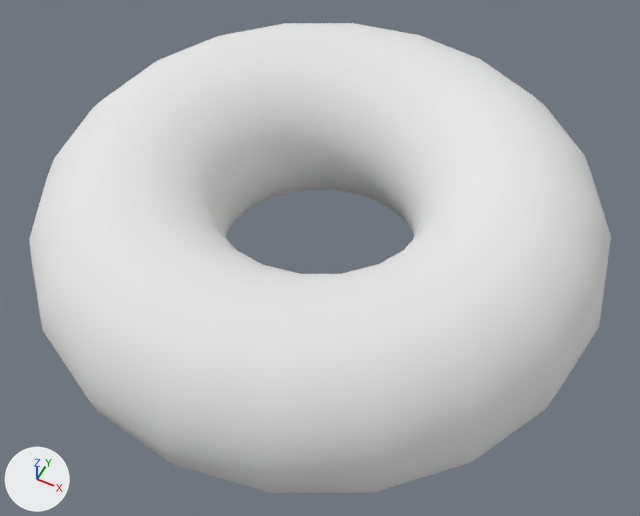
The OBJ model Content/Torus.obj, before and after one commit.
Both versions are drawn from a 50 mm camera at (1.46, -2.93, 3.41) aimed at (0.06, -0.11, -0.11). Lighting does not change. The marker at lower left points along +X, +Y and +Z. Where no turn or scale is listed for an object, it has been applied to the vertices.
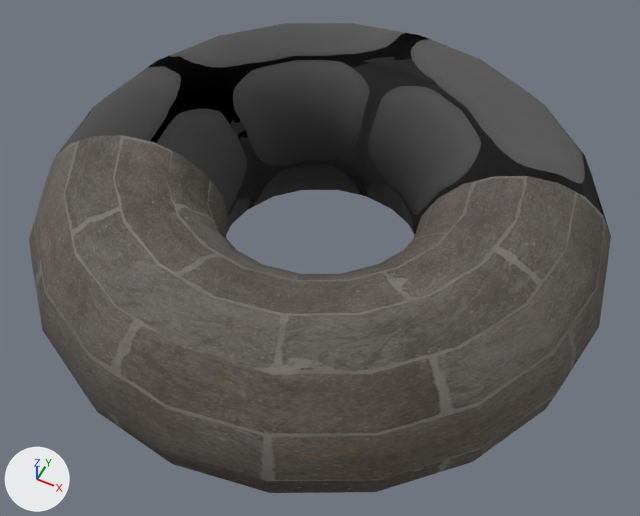
What changed in the scene script:
```text
Add img_metal_height_png:
    img_metal_height_png = load_image('Metal_Height.png', 'Metal_Height.png', 512, 512, 'sRGB')
Add img_metal_png:
    img_metal_png = load_image('Metal.png', 'Metal.png', 512, 512, 'sRGB')
Add img_bricks_specular_png:
    img_bricks_specular_png = load_image('Bricks_Specular.png', 'Bricks_Specular.png', 1024, 1024, 'sRGB')
Add img_bricks_png:
    img_bricks_png = load_image('Bricks.png', 'Bricks.png', 1024, 1024, 'sRGB')
Change mat_standardsurface2sg:
    where n0 = _N.new('ShaderNodeBsdfPrincipled'); n0.name = 'Principled BSDF'
    n0.inputs[2].default_value: 1.0 -> 0.738  # 'Roughness'
    add n2 = _N.new('ShaderNodeTexImage'); n2.name = 'Image Texture'
    add n2.image = img_bricks_png
    add n3 = _N.new('ShaderNodeTexImage'); n3.name = 'Image Texture.001'
    add n3.image = img_bricks_specular_png
    add _L.new(n2.outputs[0], n0.inputs[0])  # 'Color' to 'Base Color'
    add _L.new(n3.outputs[0], n0.inputs[13])  # 'Color' to 'Specular IOR Level'
Add mat_standardsurface2sg2sg:
    mat_standardsurface2sg2sg = bpy.data.materials.new('standardSurface2SG2SG')
    # uses the picture img_metal_height_png
    # uses the picture img_metal_png
Change me_torus:
    where me_torus.from_pydata(...)  # 400 vertices, 800 faces; spans x -1.5..1.5, y -1.5..1.5, z -0.5..0.5
    used by ob_torus; location = (0.0, 0.0, 0.0)
    me_torus part 1: 400 of the faces centred in x -1.47..1.35, y -0.31..1.47, z -0.49..0.49 switch from mat_standardsurface2sg (white #e7e7e7) to mat_standardsurface2sg2sg
```

Where the change shows, as pixel boxes (x1, y1, x2, y2) in the pictures (640 x 516 px):
'Torus', surface changed, recoloured (white to grey)
    both: (29, 23, 611, 493)
part 1 of me_torus, recoloured (white to grey)
    both: (55, 23, 609, 235)
